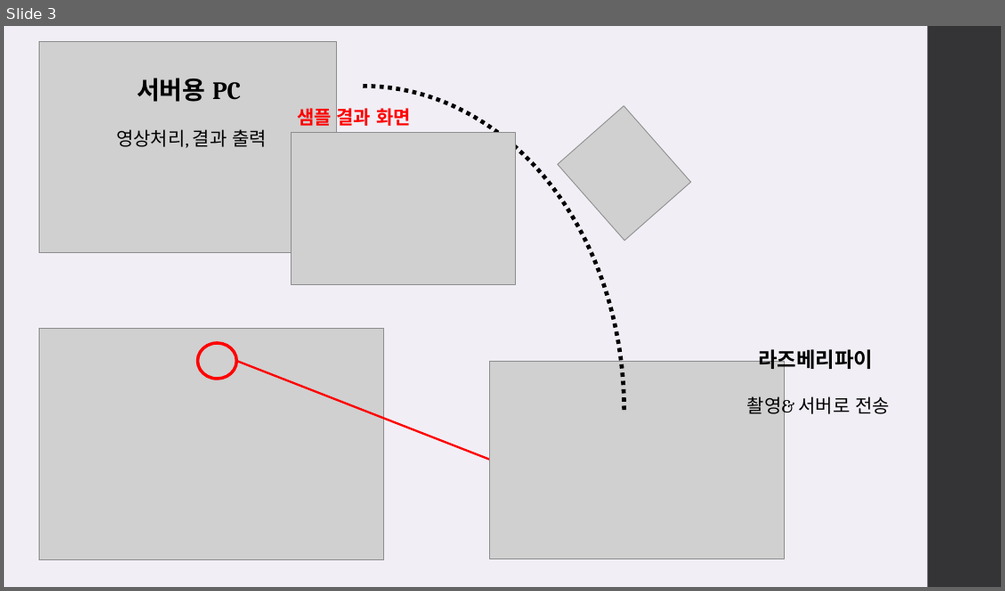
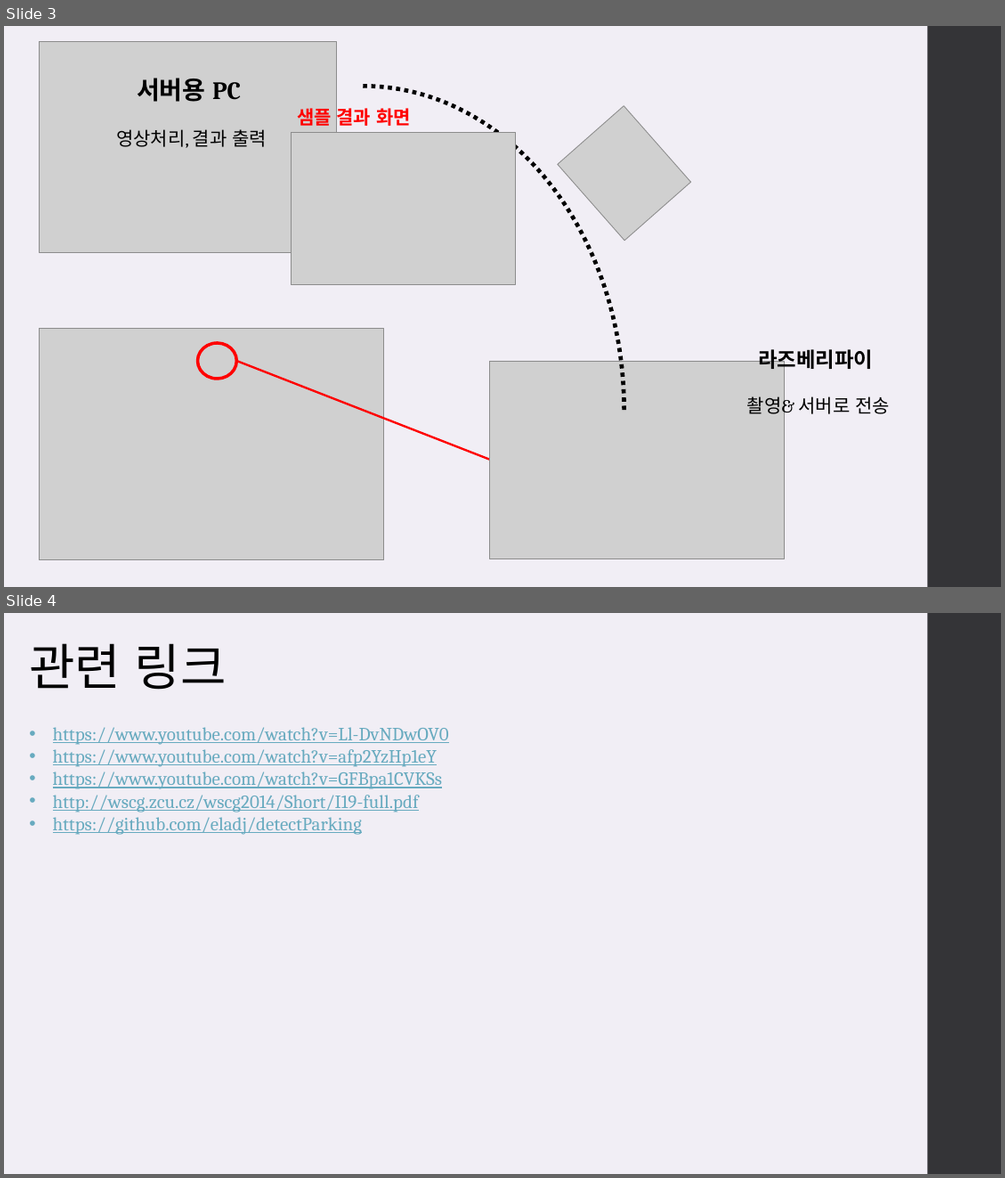
Before and after one commit to NetLSS/Smart-hs-parking-lot-Project, a slide deck: 졸프 초안.pptx. Shown one above the other, each under a label of ours: slide 3 before the commit, slides 3 and 4 after it. The pictures are 1005x591 and 1005x1178 pixels, drawn with LibreOffice and Linux fonts; fonts in the diff are those of the drawing; grey boxes stand for pictures. Boxes give left, top, right and bottom in pixels: in the first picture for what was removed or moved away, otherwise in the second. Text is boxed around its words. In the diff, an @@ line names an element or a change of style, - is before the commit and + after.

Commit message:
Add files via upload
개발 배경 및 관련 링크 추가

```diff
--- a/졸프 초안.pptx
+++ b/졸프 초안.pptx
@@ slide 4 added at box(4, 613, 1001, 1174), background #F1EEF5; not listed: 1 template element that a slide beside it also shows @@
@@ text added at box(29, 643, 226, 690), 48 pt, text #000000 @@
+관련 링크
@@ text added at box(53, 727, 449, 835), 18 pt, text #67AABF, underline @@
+• https://www.youtube.com/watch?v=Ll-DvNDwOV0
+• https://www.youtube.com/watch?v=afp2YzHp1eY
+• https://www.youtube.com/watch?v=GFBpa1CVKSs
+• http://wscg.zcu.cz/wscg2014/Short/I19-full.pdf
+• https://github.com/eladj/detectParking
```
Also in this commit, not shown: 1 slide changed, 1 slide removed.
